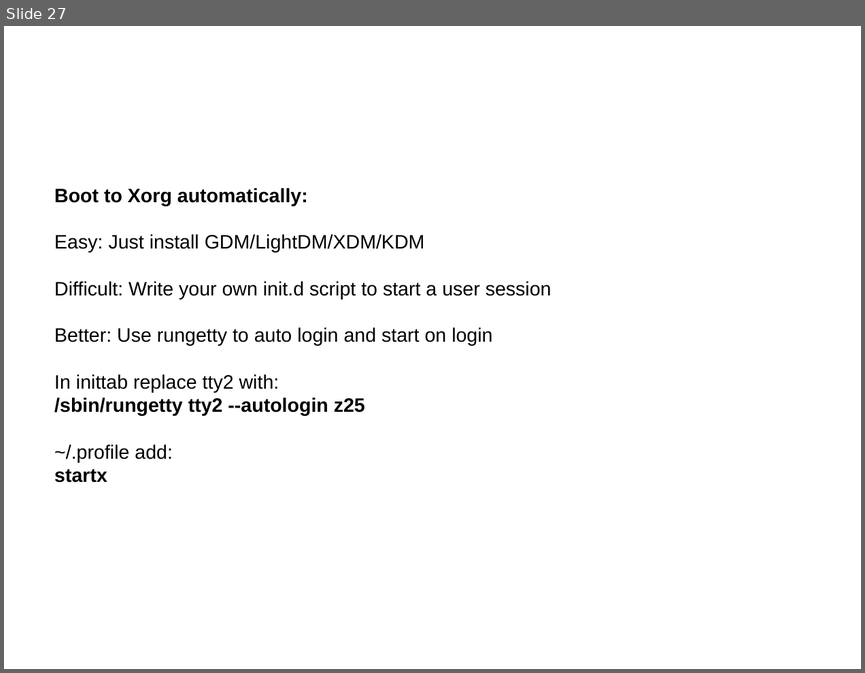
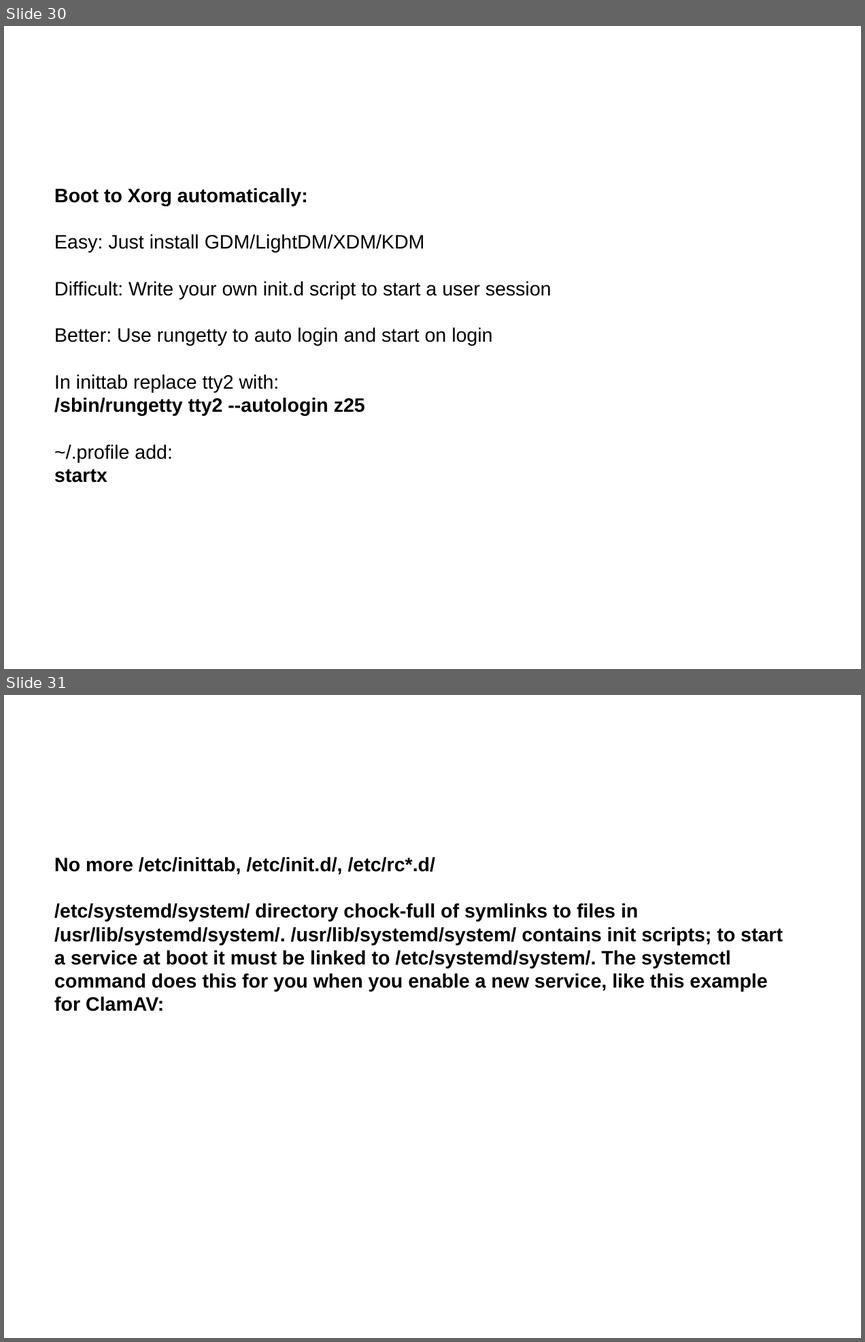
Before and after one commit to sphaero/workshops, a slide deck: LinuxUpAndRunning/presentation.odp. Shown one above the other, each under a label of ours: slide 27 before the commit, slides 30 and 31 after it. The pictures are 865x673 and 865x1342 pixels, drawn with LibreOffice and Linux fonts; fonts in the diff are those of the drawing; background and template pictures are left out. Boxes give left, top, right and bottom in pixels: in the first picture for what was removed or moved away, otherwise in the second. Text is boxed around its words. In the diff, an @@ line names an element or a change of style, - is before the commit and + after.

Commit message:
update with latest changes WIP systemd

```diff
--- a/LinuxUpAndRunning/presentation.odp
+++ b/LinuxUpAndRunning/presentation.odp
@@ slide 31 added at <box>4,695,861,1338</box>, background picture (left out) @@
@@ text added at <box>54,857,783,1011</box>, 18 pt, text #000000, bold @@
+No more /etc/inittab, /etc/init.d/, /etc/rc*.d/
+/etc/systemd/system/ directory chock-full of symlinks to files in /usr/lib/systemd/system/. /usr/lib/systemd/system/ contains init scripts; to start a service at boot it must be linked to /etc/systemd/system/. The systemctl command does this for you when you enable a new service, like this example for ClamAV:
@@ title added at <box>54,903,249,921</box>, 44 pt, text #FFFFFF @@
+WIP:SystemD
@@ what was slide 27 is now slide 30 @@
```
Also in this commit, not shown: 5 other slides added.
